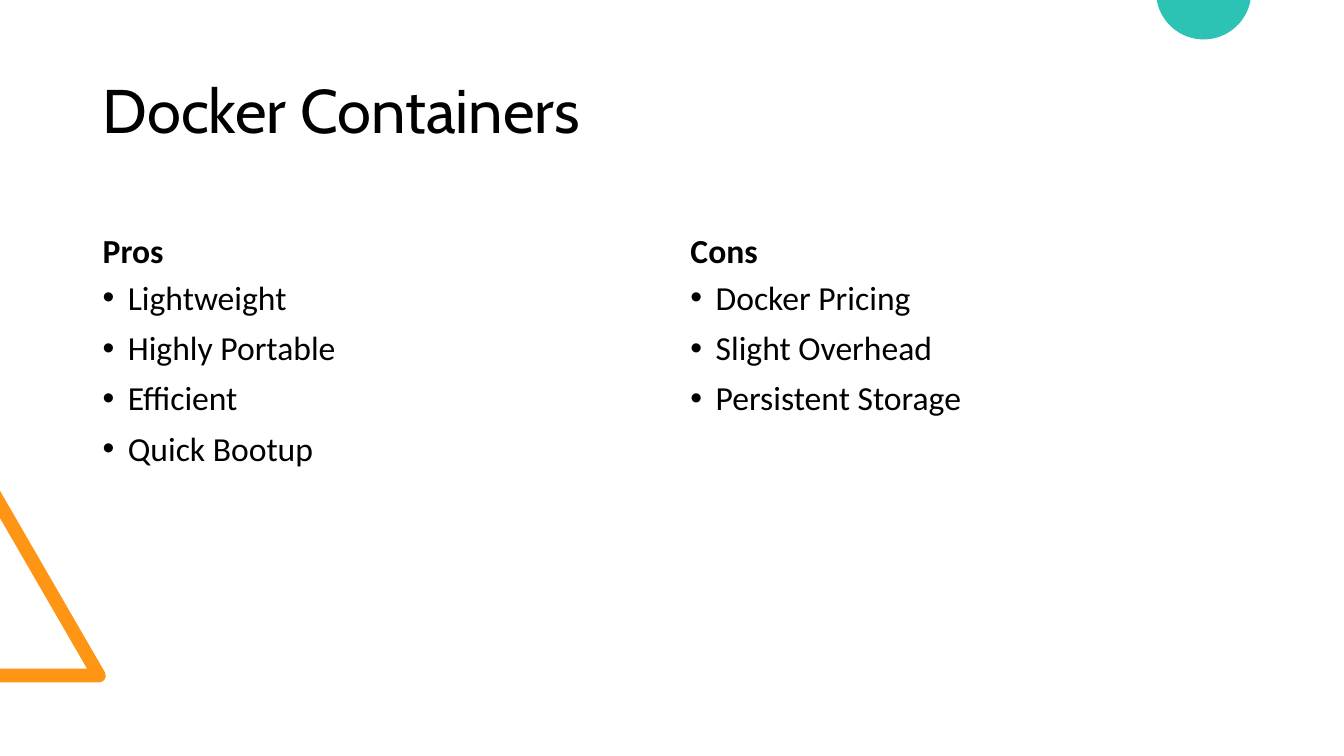
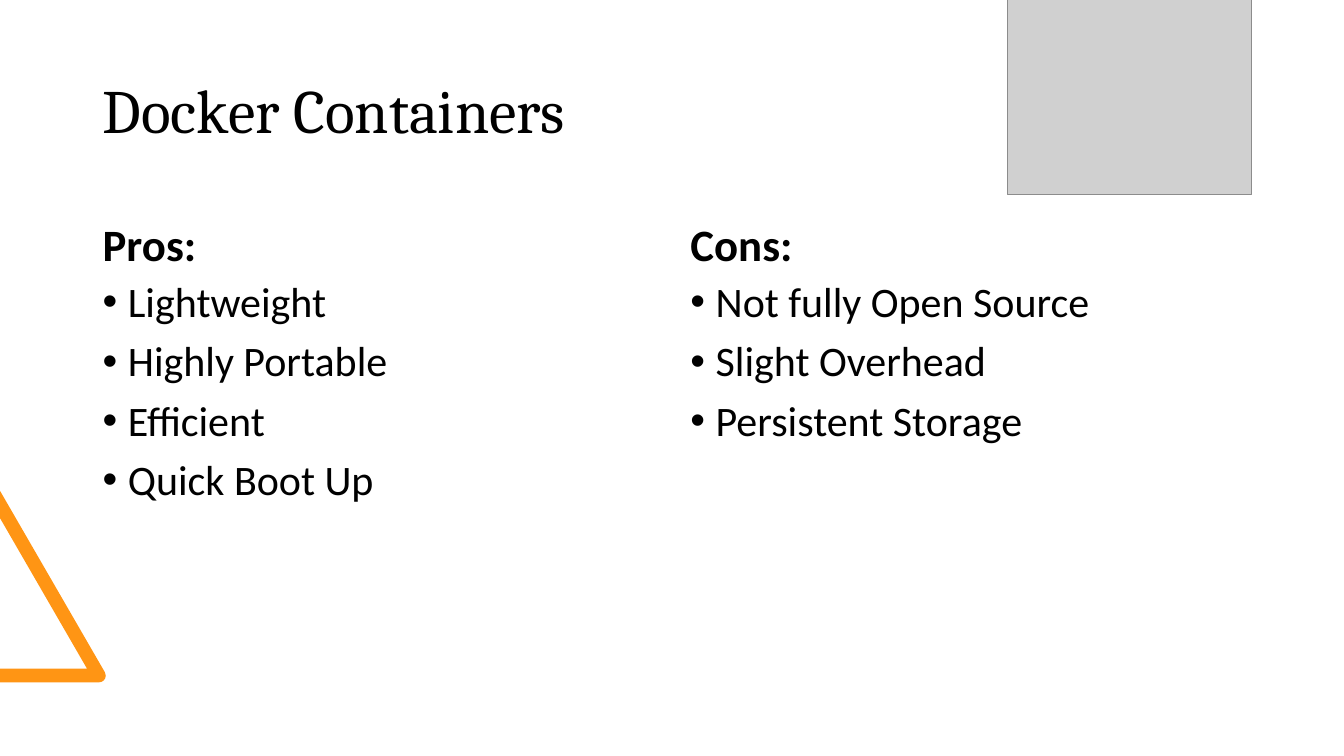
Before and after one commit to nembrinj/protofablab, a slide deck: slide 6 of presentations/Docker Containers.pptx. Drawn at 1344x756 pixels with LibreOffice and Linux fonts; fonts in the diff are those of the drawing; grey boxes stand for pictures. Boxes give left, top, right and bottom in pixels: in the first picture for what was removed or moved away, otherwise in the second. Text is boxed around its words. In the diff, an @@ line names an element or a change of style, - is before the commit and + after.

```diff
--- a/presentations/Docker Containers.pptx
+++ b/presentations/Docker Containers.pptx
@@ picture added at [1008,0,1252,195] @@
@@ title "Docker Containers" at [103,90,565,134]: font Cabin to Cambria @@
@@ text at [103,232,197,262]: text changed; size 24 to 32 pt @@
-Pros
+Pros:
@@ text at [690,231,792,262]: text changed; size 24 to 32 pt @@
-Cons
+Cons:
@@ text at [128,288,387,437]: size 24 to 30 pt in "Lightweight", "Highly Portable", "Efficient"; indent changed; less space between paragraphs @@
@@ text at [716,288,1089,324]: text changed; size 24 to 30 pt @@
-• Docker Pricing
+• Not fully Open Source
@@ text at [716,347,1022,444]: size 24 to 30 pt in "Slight Overhead", "Persistent Storage"; indent changed @@
@@ text at [128,466,374,502]: text changed; size 24 to 30 pt @@
-• Quick Bootup
+• Quick Boot Up
```
Also in this commit, not shown: 7 other slides changed, 8 slides added, 4 slides removed.
